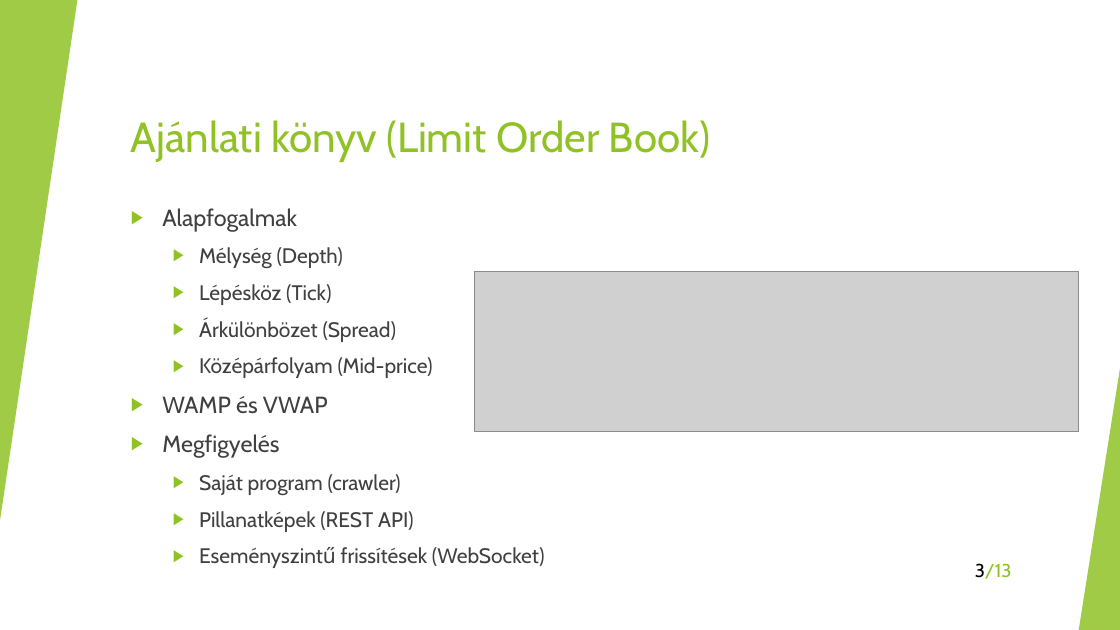
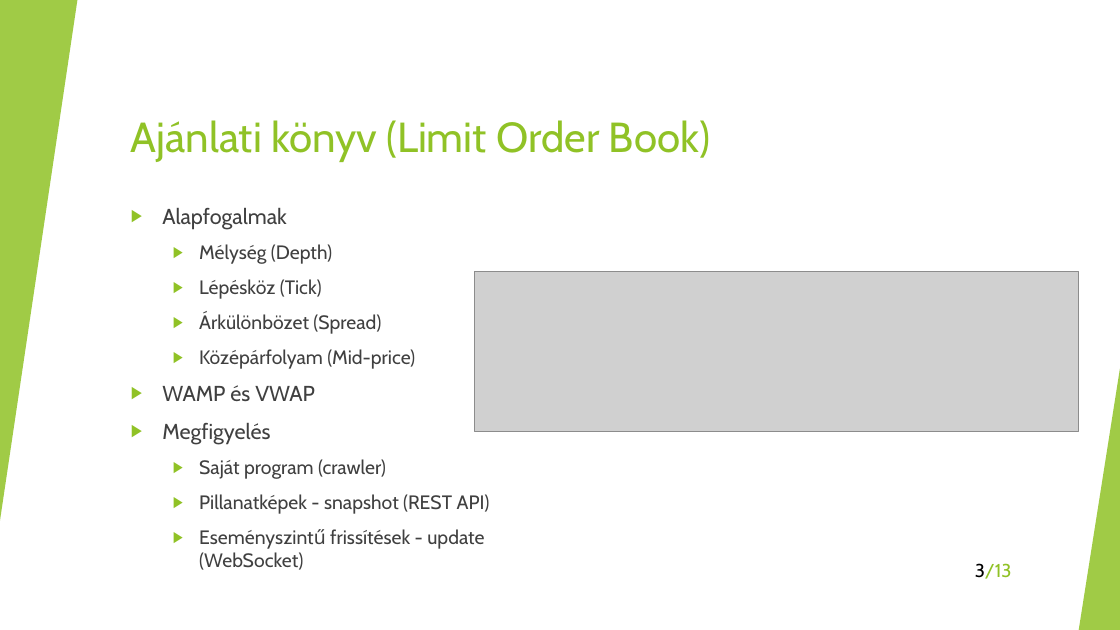
Before and after one commit to tornermarton/SemesterProject, a slide deck: slide 3 of doc/presentation/presentation.pptx. Drawn at 1120x630 pixels with LibreOffice and Linux fonts; fonts in the diff are those of the drawing; grey boxes stand for pictures. Boxes give left, top, right and bottom in pixels: in the first picture for what was removed or moved away, otherwise in the second. Text is boxed around its words. In the diff, an @@ line names an element or a change of style, - is before the commit and + after.

Commit message:
Presentation final

```diff
--- a/doc/presentation/presentation.pptx
+++ b/doc/presentation/presentation.pptx
@@ text at [162,208,415,479]: size 20 to 18.5 pt in "Alapfogalmak", "WAMP és VWAP", "Megfigyelés"; size 18 to 16.6 pt in "Mélység (Depth)", "Lépésköz (Tick)", "Árkülönbözet (Spread)", "Középárfolyam (Mid-price)" and 1 more places @@
@@ text at [199,494,490,570]: text changed; size 18 to 16.6 pt @@
-  ▶ Pillanatképek (REST API)
-  ▶ Eseményszintű frissítések (WebSocket)
+  ▶ Pillanatképek - snapshot (REST API)
+  ▶ Eseményszintű frissítések - update (WebSocket)
```
Also in this commit, not shown: 2 other slides changed.
